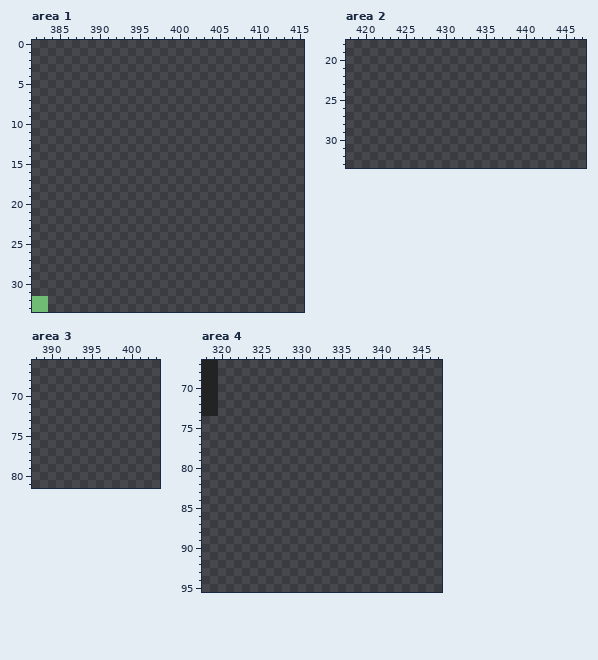
Two versions of one pixel-art file, Assets/Artwork/Tileset.aseprite. The picture above was drawn from the file before the commit.
500x500 pixels, 1 frame. Colours within 5 levels of each other are drawn and written as one. Shown: area 1: x 382..415, y 0..33; area 2: x 418..447, y 18..33; area 3: x 388..403, y 66..81; area 4: x 318..347, y 67..95. The commit also changed other parts of the picture, which this record leaves out.
Now the later version:
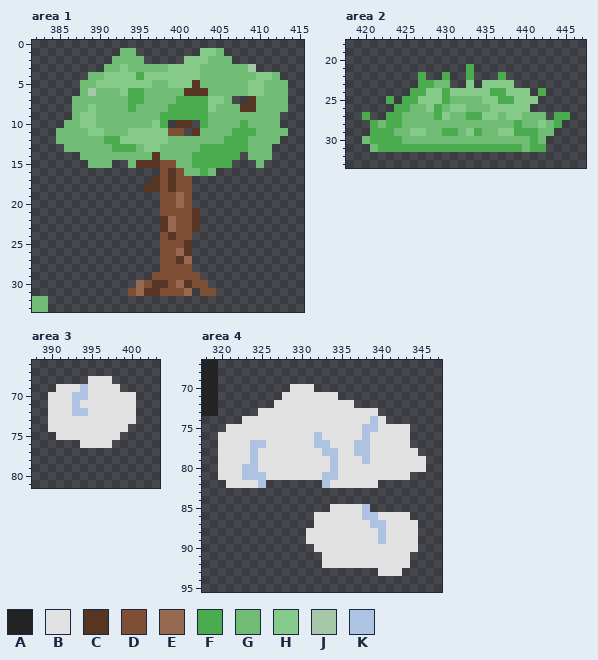
Palette (. is transparent): A #232323  B #e2e2e2  C #563523  D #7f4f35  E #966950  F #4aab4f  G #71bc75  H #86cb8a  J #a7c7a9  K #aec3e2
Diff:
Area 1, layer "Layer 1":
y 1: x 393..394 .. -> GG; x 403..405 ... -> HHG
y 2: x 392..395 .... -> GGGG; x 401..406 ...... -> HHHGGG
y 3: x 391..409 ................... -> GGHGGGGGHHHHGGGGGGJ
y 4: x 389..412 ........................ -> GGHHHHFHHHHHHHGGGGGGGHHG
y 5: x 388..413 .......................... -> GGHHHHHHHGGHHHCGGGGGGHHGGG
y 6: x 388..413 .......................... -> GJGGGHFFGGGGGCCCGGGGGHHGGG
y 7: x 387..406 .................... -> GGGGGGGFFGGGGFFFFHHG; x 409..413 ..... -> CGGGG
y 8: x 387..413 ........................... -> GGHGGGGFGGGGFFFFFHGGGCCGGGG
y 9: x 387..412 .......................... -> GHHGGGGGGGGFFFFFFGGGGGGGGG
y 10: x 386..398 ............. -> GGHHGGGGGGGHF; x 400..401 .. -> CC; x 403..412 .......... -> FGGGGFGGGG
y 11: x 385..400 ................ -> GGGGHHGGGHHHHHDD; x 402..413 ............ -> CGGGGFFFGGGG
y 12: x 385..412 ............................ -> GGGGGGFFHHHHHHGGGGGGGFFFGGGG
y 13: x 386..411 .......................... -> GGGGGGFFFGHHGGGGGFFFFFFGGG
y 14: x 388..407 .................... -> GGGGGGGGGCGGGGFFFFFF; x 409..411 ... -> GGG
y 15: x 389..391 ... -> GGG; x 394..406 ............. -> GCCCDDGGFFFFF; x 410 . -> G
y 16: x 398..404 ....... -> DCDGGFG
y 17: x 397..401 ..... -> CDCDD
y 18: x 396..401 ...... -> CCDCDD
y 19..20: x 398..401 .... -> DDED
y 21: x 398..402 ..... -> DDDDC
y 22..23: x 398..402 ..... -> CEDDC
y 24: x 398..401 .... -> DCDD
y 25: x 398..401 .... -> DDDC
y 26: x 398..401 .... -> DDEC
y 27: x 398..401 .... -> DDCE
y 28: x 398..401 .... -> DDDD
y 29: x 397..402 ...... -> DDDDDD
y 30: x 395..403 ......... -> EDCCDECDD
y 31: x 394..401 ........ -> DECCDDDE; x 403..404 .. -> DD
Area 2, layer "Layer 1":
y 21: x 433 . -> F
y 22: x 427 . -> F; x 430 . -> F; x 433 . -> F; x 437 . -> F
y 23: x 427..430 .... -> FFGG; x 433 . -> H; x 435..438 .... -> HHHH
y 24: x 426..440 ............... -> FFHHFHHHHHFFHHH; x 442 . -> F
y 25: x 423 . -> F; x 425..441 ................. -> FFHHHFGGGGHHFFHHH
y 26: x 424..440 ................. -> FFGGHFGHHGGGHHHHH
y 27: x 420 . -> F; x 423..442 .................... -> FFGGGGFHGGFFHHGHHGGG; x 444..445 .. -> FF
y 28: x 421..444 ........................ -> FGFFGGGGGGGGGGGGGGFGGHGF
y 29: x 421..443 ....................... -> FFFGGHHGGFFGHFGGHHFFFGG
y 30: x 420..442 ....................... -> GFFFFGGGGGGGGGGGGGGGGFG
y 31: x 421..442 ...................... -> GFFFFFFFFFFFFFFFFFFGFF
Area 3, layer "Layer 1":
y 68: x 395..397 ... -> BBB
y 69: x 391..398 ........ -> BBBKBBBB
y 70: x 390..400 ........... -> BBBKKBBBBBB
y 71: x 390..400 ........... -> BBBKBBBBBBB
y 72: x 390..400 ........... -> BBBKKBBBBBB
y 73: x 390..400 ........... -> BBBBBBBBBBB
y 74: x 390..399 .......... -> BBBBBBBBBB
y 75: x 391..398 ........ -> BBBBBBBB
y 76: x 394..397 .... -> BBBB
Area 4, layer "Layer 1":
y 70: x 329..331 ... -> BBB
y 71: x 328..334 ....... -> BBBBBBB
y 72: x 327..336 .......... -> BBBBBBBBBB
y 73: x 325..339 ............... -> BBBBBBBBBBBBBBB
y 74: x 323..340 .................. -> BBBBBBBBBBBBBBBBKB
y 75: x 321..343 ....................... -> BBBBBBBBBBBBBBBBBKKBBBB
y 76: x 320..343 ........................ -> BBBBBBBBBBBBKBBBBBKBBBBB
y 77: x 320..343 ........................ -> BBBBKKBBBBBBKKBBBKKBBBBB
y 78: x 320..344 ......................... -> BBBBKBBBBBBBBKKBBKKBBBBBB
y 79: x 320..345 .......................... -> BBBBKBBBBBBBBBKBBBKBBBBBBB
y 80: x 320..345 .......................... -> BBBKKBBBBBBBBBKBBBBBBBBBBB
y 81: x 320..343 ........................ -> BBBKKKBBBBBBBKKBBBBBBBBB
y 82: x 321..325 ..... -> BBBBK; x 333..339 ....... -> KBBBBBB
y 85: x 334..338 ..... -> BBBBK
y 86: x 332..343 ............ -> BBBBBBKKBBBB
y 87: x 332..344 ............. -> BBBBBBBKKBBBB
y 88..89: x 331..344 .............. -> BBBBBBBBBKBBBB
y 90: x 332..344 ............. -> BBBBBBBBBBBBB
y 91..92: x 333..343 ........... -> BBBBBBBBBBB
y 93: x 340..342 ... -> BBB
Pixel boxes of the changes (left, top, right, bottom) in both pictures:
added: (56, 48, 288, 296)
added: (362, 64, 570, 152)
added: (48, 376, 136, 448)
added: (218, 384, 426, 576)
